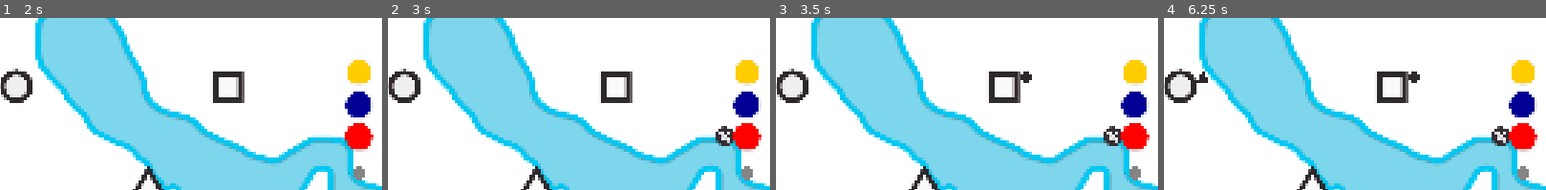
Above: before the commit, frames 1-4 (left to right).
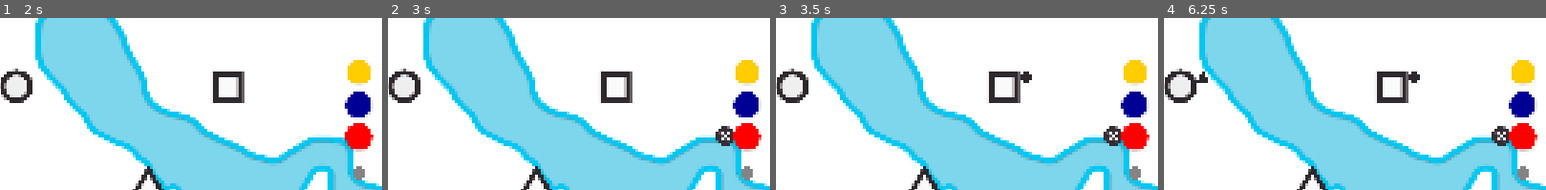
Above: after the commit, the same moments.

Repository: top-it-090304/Holding-Pattern
Game: Godot game, scene res://scene/Main.tscn
Two runs of this game, one before a commit and one after it. Both use one fixed random seed, a clock stepped at 60 frames per second and the inputs below.
Inputs (mouse positions are % of the whole screen's width and height, from its top left):
- Up to frame 1 (2 s): click (97, 23) at 0.5 s; click (97, 23) at 1.25 s
- Up to frame 2 (3 s): click (97, 32) at 2 s; click (97, 42) at 2.75 s
- Up to frame 3 (3.5 s): no input
- Up to frame 4 (6.25 s): click (94, 41) at 3.5 s; click (97, 23) at 4.25 s; click (97, 32) at 5 s; click (97, 42) at 5.75 s
The pictures show only the part of the screen within x 50-100%, y 7-57%; the shares and areas given below are measured in that part.

Frame 1 is identical in both runs. In frame 2, 0.1% of the frame differs, in the area x 85-90%, y 62-75%; in frame 3, 0.1%; in frame 4, 0.1%.

Commit message:
UI: stroke all airports

Diff:
--- a/scripts/Main.gd
+++ b/scripts/Main.gd
@@ -115,7 +115,6 @@
 	if is_drawing and selected_airport and is_instance_valid(pred_line):
 		var current_color = GameData.lines_data["current hex color"]
 		pred_line.default_color = Color(current_color.r, current_color.g, current_color.b)
-		selected_airport.draw_stroke(true)
 
 		line_draw(selected_airport.global_position, get_global_mouse_position())
 		check_airport()
@@ -277,14 +276,19 @@
 
 
 func _on_airport_selected(airport):
+	var current_color = lines_data["current color"]
 	if lines_data["in_" + lines_data["current color"]] and airport == lines_data[lines_data["current color"] + "_airports"][0]:
 		var a = lines_data[lines_data["current color"] + "_airports"][0]
 		lines_data[lines_data["current color"] + "_airports"][0] = lines_data[lines_data["current color"] + "_airports"][-1]
 		lines_data[lines_data["current color"] + "_airports"][-1] = a
 
 	selected_airport = airport
-
 	is_drawing = true
+	selected_airport.draw_stroke(true)
+
+	for a in lines_data[current_color + "_airports"]:
+		if is_instance_valid(a):
+			a.draw_stroke(true)
 
 func _on_passenger_timer_timeout():
 	if not storage_stack and randf() < stack_chanse:
@@ -470,13 +474,14 @@
 
 
 func _animate_clear_button(target_btn: Node):
-	var clear_btn = $UI/ClearData
-
 	if active_button == target_btn:
 		_close_clear_animation(target_btn)
 		active_button = null
 		return
 
+	if active_button != null:
+		_close_clear_animation(active_button)
+
 	active_button = target_btn
 	_open_clear_animation(target_btn)
 
@@ -485,18 +490,19 @@
 	if is_instance_valid(clear_data_twin):
 		clear_data_twin.kill()
 
-	clear_btn.visible = true
 	var out_pos = target_btn.global_position + Vector2(-76, -15)
 	var in_pos = target_btn.global_position + Vector2(10, 10)
 
-	if clear_btn.modulate.a < 0.1:
-		clear_btn.global_position = in_pos
-
 	clear_data_twin = create_tween().set_parallel(true)
 	clear_data_twin.set_trans(Tween.TRANS_CUBIC).set_ease(Tween.EASE_OUT)
 
-	clear_data_twin.tween_property(clear_btn, "global_position", out_pos, 0.2)
-	clear_data_twin.tween_property(clear_btn, "modulate:a", 1.0, 0.1)
+	if clear_btn.modulate.a < 0.1 or not clear_btn.visible:
+		clear_btn.visible = true
+		clear_btn.global_position = in_pos
+		clear_btn.modulate.a = 0.0
+		clear_data_twin.tween_property(clear_btn, "modulate:a", 1.0, 0.1)
+
+	clear_data_twin.tween_property(clear_btn, "global_position", out_pos, 0.25)
 
 func _close_clear_animation(target_btn: Node):
 	var clear_btn = $UI/ClearData
